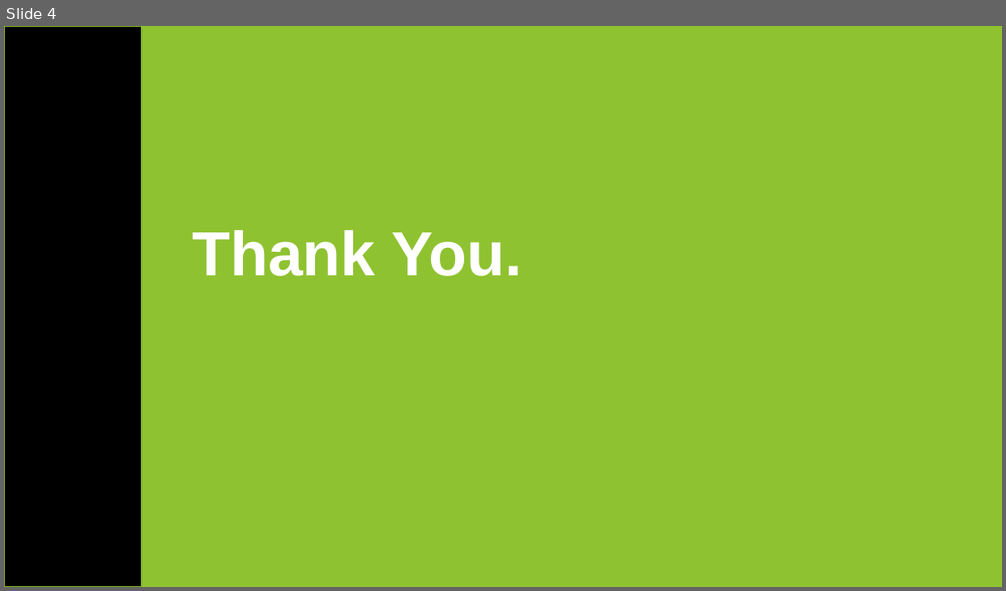
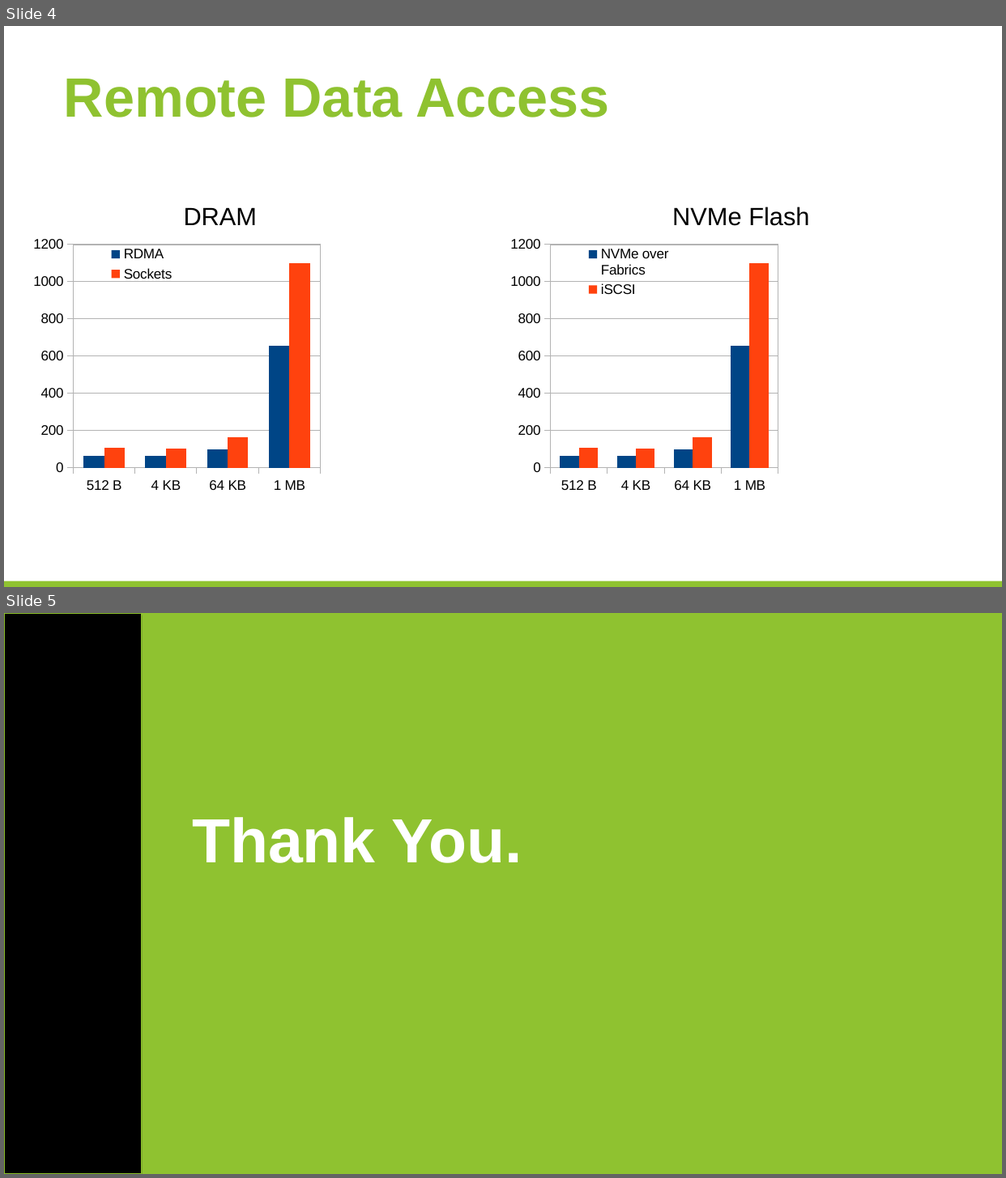
Before and after one commit to huangyibo/spark-summit-17, a slide deck: template.odp. Shown one above the other, each under a label of ours: slide 4 before the commit, slides 4 and 5 after it. The pictures are 1006x591 and 1006x1178 pixels, drawn with LibreOffice and Linux fonts; fonts in the diff are those of the drawing; background and template pictures are left out. Boxes give left, top, right and bottom in pixels: in the first picture for what was removed or moved away, otherwise in the second. Text is boxed around its words. In the diff, an @@ line names an element or a change of style, - is before the commit and + after.

```diff
--- a/template.odp
+++ b/template.odp
@@ slide 4 added at (4,26,1002,587), background #FFFFFF @@
@@ title added at (64,79,610,118), 40 pt, text #8FC230, bold @@
+Remote Data Access
@@ text added at (184,207,258,225), 18 pt, text #000000 @@
+DRAM
@@ text added at (672,207,809,226), 18 pt, text #000000 @@
+NVMe Flash
@@ column chart added at (26,232,406,499) @@
+categories: 512 B, 4 KB, 64 KB, 1 MB
+RDMA: 60, 70, 100, 650
+Sockets: 110, 100, 170, 1100
@@ column chart added at (503,232,883,499) @@
+categories: 512 B, 4 KB, 64 KB, 1 MB
+NVMe over Fabrics: 60, 70, 100, 650
+iSCSI: 110, 100, 170, 1100
@@ rectangle added at (4,582,1002,587), fill #8FC230 @@
@@ what was slide 4 is now slide 5 @@
```
Also in this commit, not shown: 2 slides changed, 1 other slide added, 1 slide removed.
